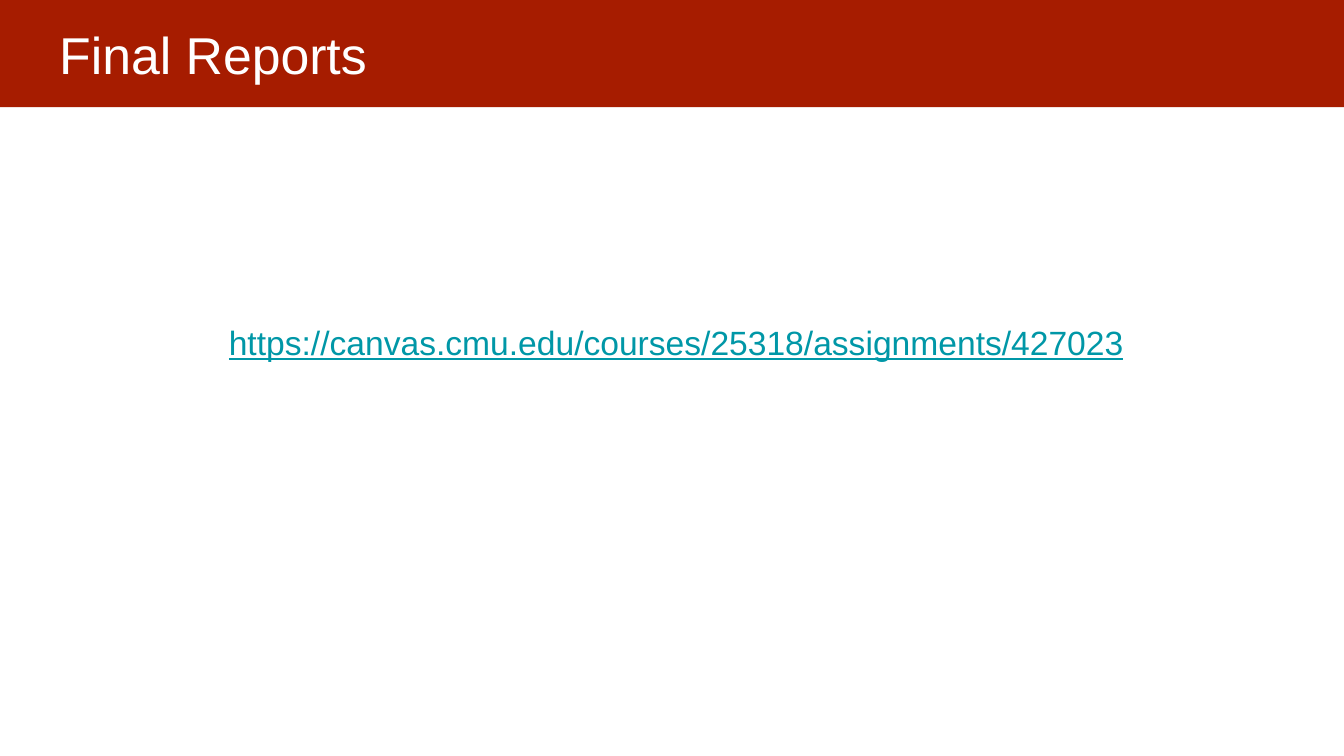
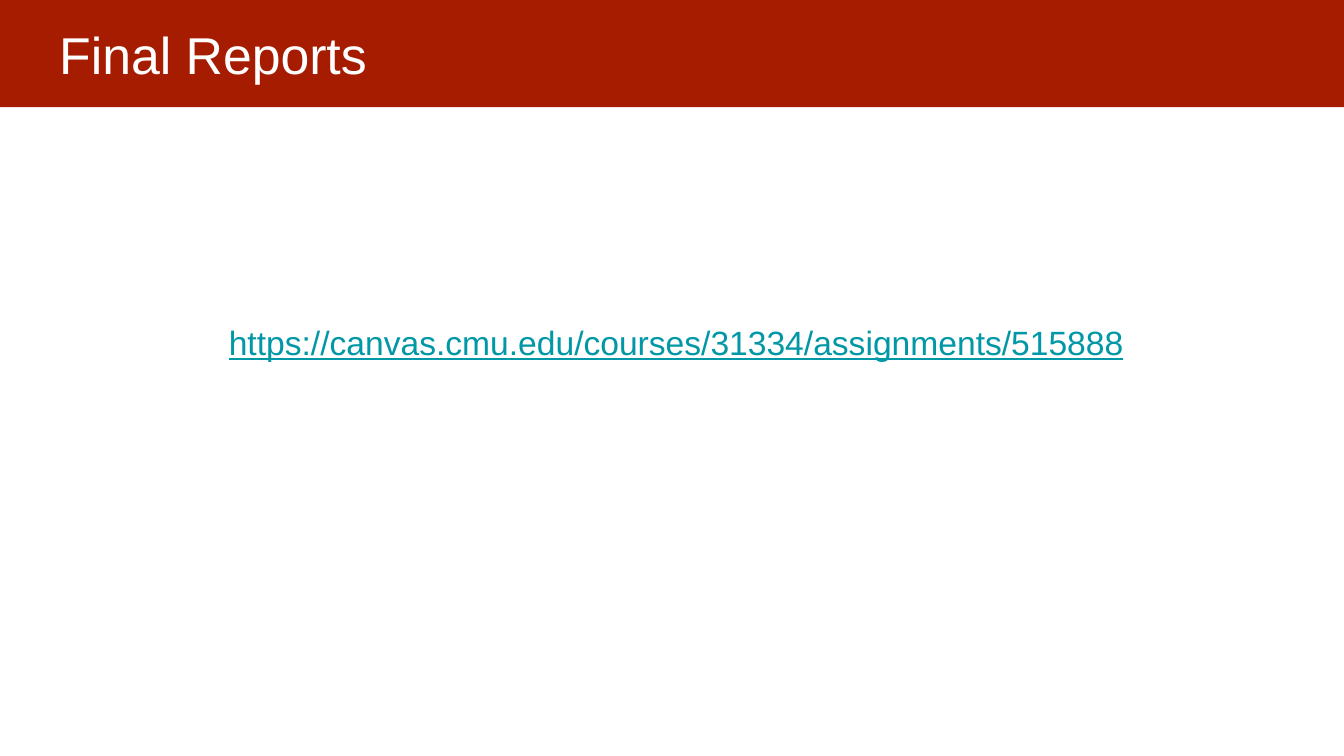
Before and after one commit to dssg/mlforpublicpolicylab, a slide deck: slide 4 of Lectures/21-causal-inference.pptx. Drawn at 1344x756 pixels with LibreOffice and Linux fonts; fonts in the diff are those of the drawing. Boxes give left, top, right and bottom in pixels: in the first picture for what was removed or moved away, otherwise in the second. Text is boxed around its words. In the diff, an @@ line names an element or a change of style, - is before the commit and + after.

```diff
--- a/Lectures/21-causal-inference.pptx
+++ b/Lectures/21-causal-inference.pptx
@@ text at (229, 330, 1123, 362): text changed @@
-https://canvas.cmu.edu/courses/25318/assignments/427023
+https://canvas.cmu.edu/courses/31334/assignments/515888
```
Also in this commit, not shown: 2 other slides changed.
